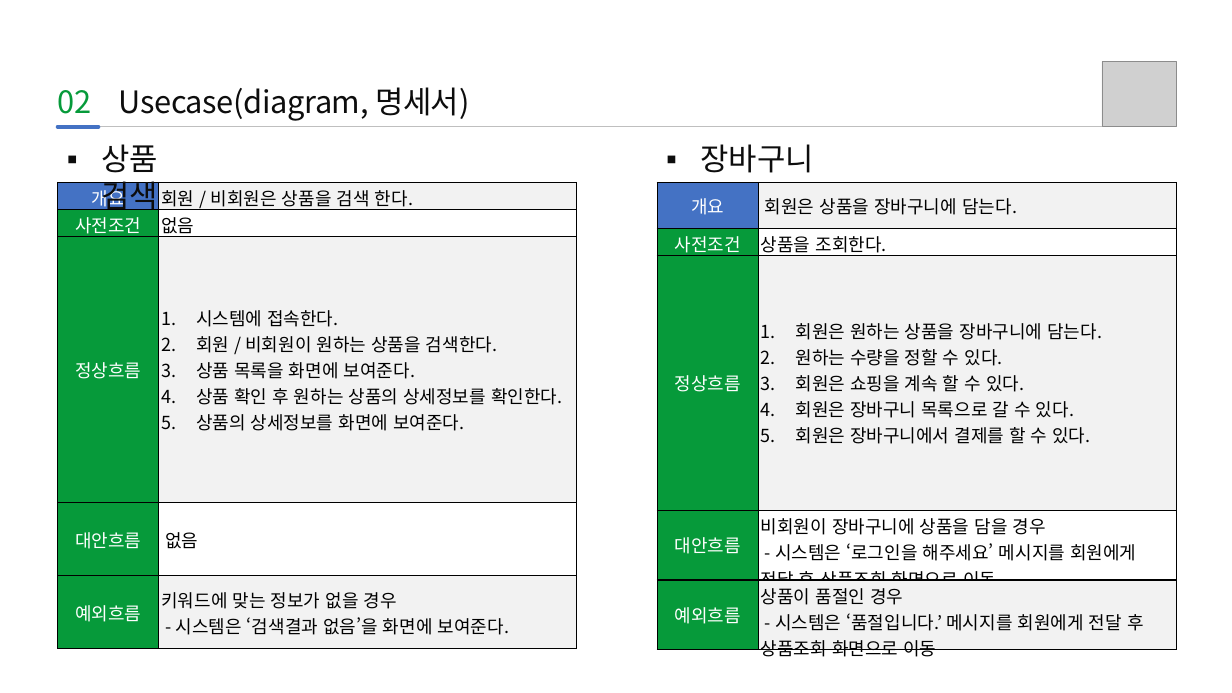
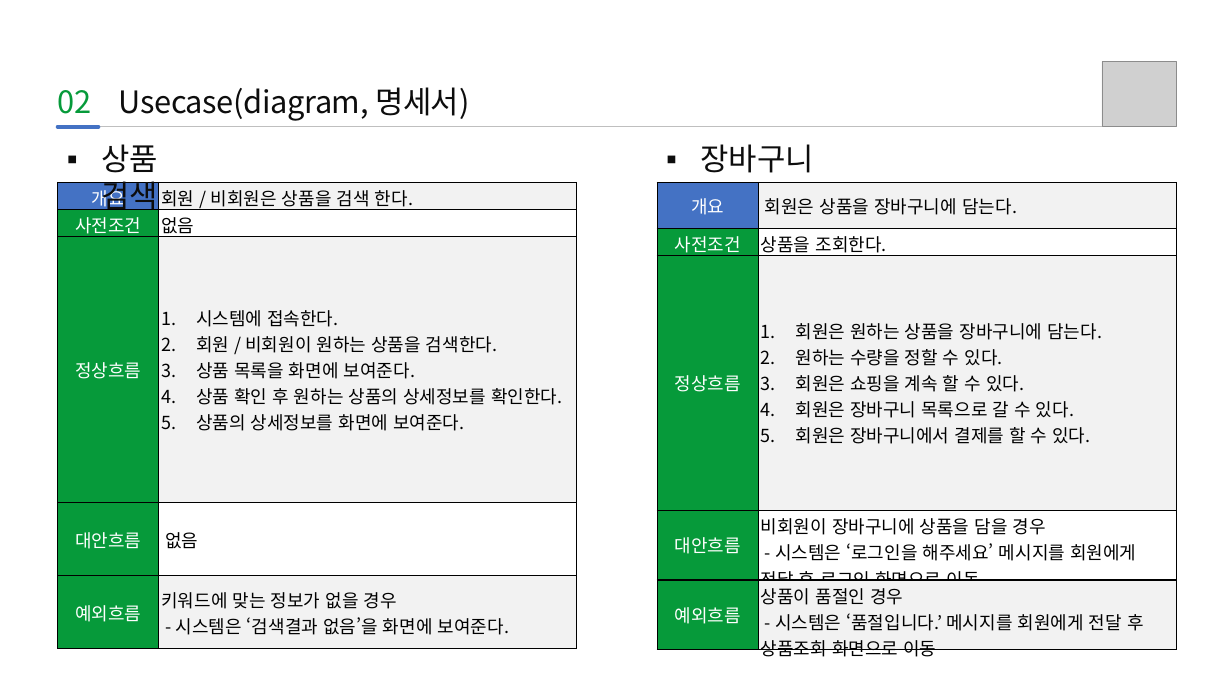
Before and after one commit to KIMGACHE/TEAM_1, a slide deck: slide 2 of 1조.pptx. Drawn at 1232x693 pixels with LibreOffice and Linux fonts; fonts in the diff are those of the drawing; grey boxes stand for pictures. Boxes give left, top, right and bottom in pixels: in the first picture for what was removed or moved away, otherwise in the second. Text is boxed around its words. In the diff, an @@ line names an element or a change of style, - is before the commit and + after.

```diff
--- a/1조.pptx
+++ b/1조.pptx
@@ table at bbox=[657, 182, 1177, 661] @@
-row 4, column 2: 비회원이 장바구니에 상품을 담을 경우 / - 시스템은 ‘로그인을 해주세요’ 메시지를 회원에게 전달 후 상품조회 화면으로 이동
+row 4, column 2: 비회원이 장바구니에 상품을 담을 경우 / - 시스템은 ‘로그인을 해주세요’ 메시지를 회원에게 전달 후 로그인 화면으로 이동
```
Also in this commit, not shown: 2 slides added.
